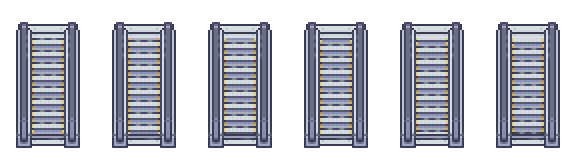
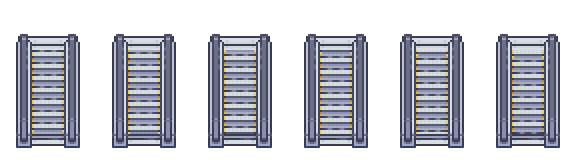
Layer changes from the first (576, 160) image to the second:
painted on "handrails" over [16,22,560,70]
renamed "upstairs" to "up stairs", painted on it over [32,38,544,70]
painted on "steps" over [18,24,558,50]
